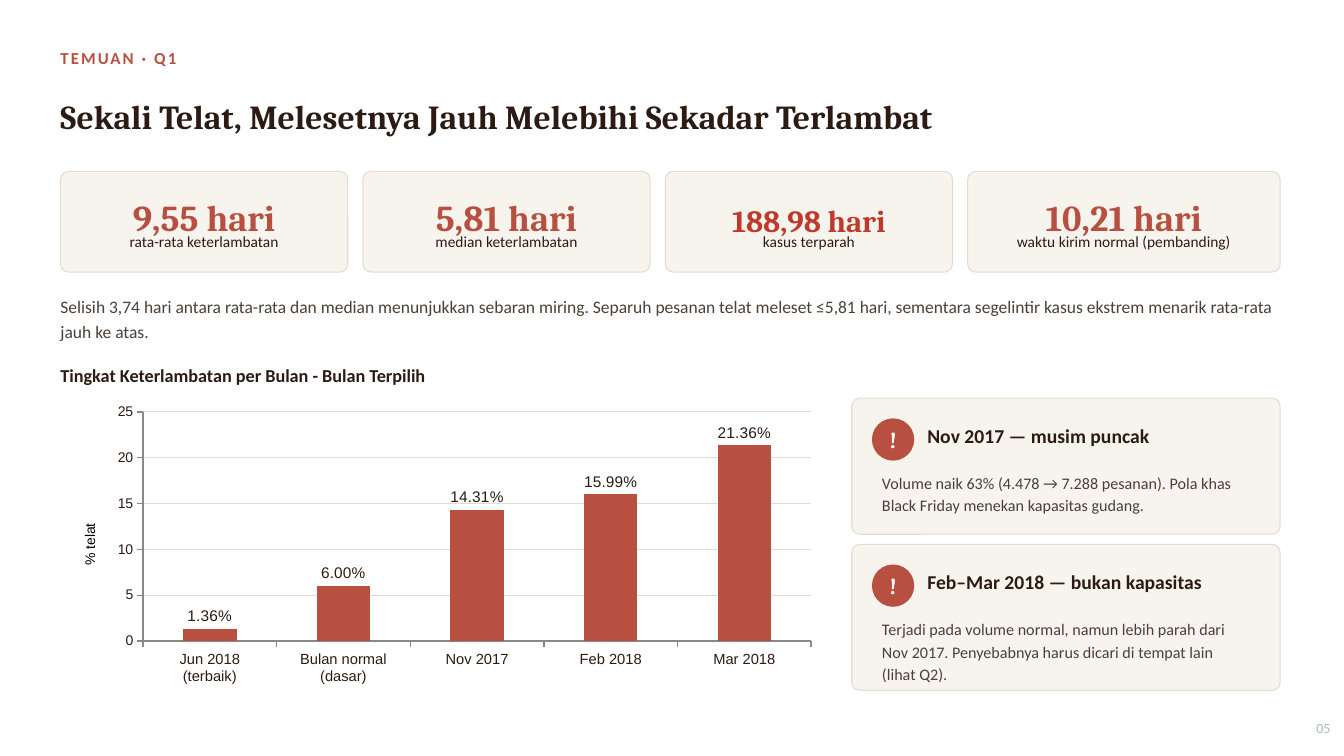
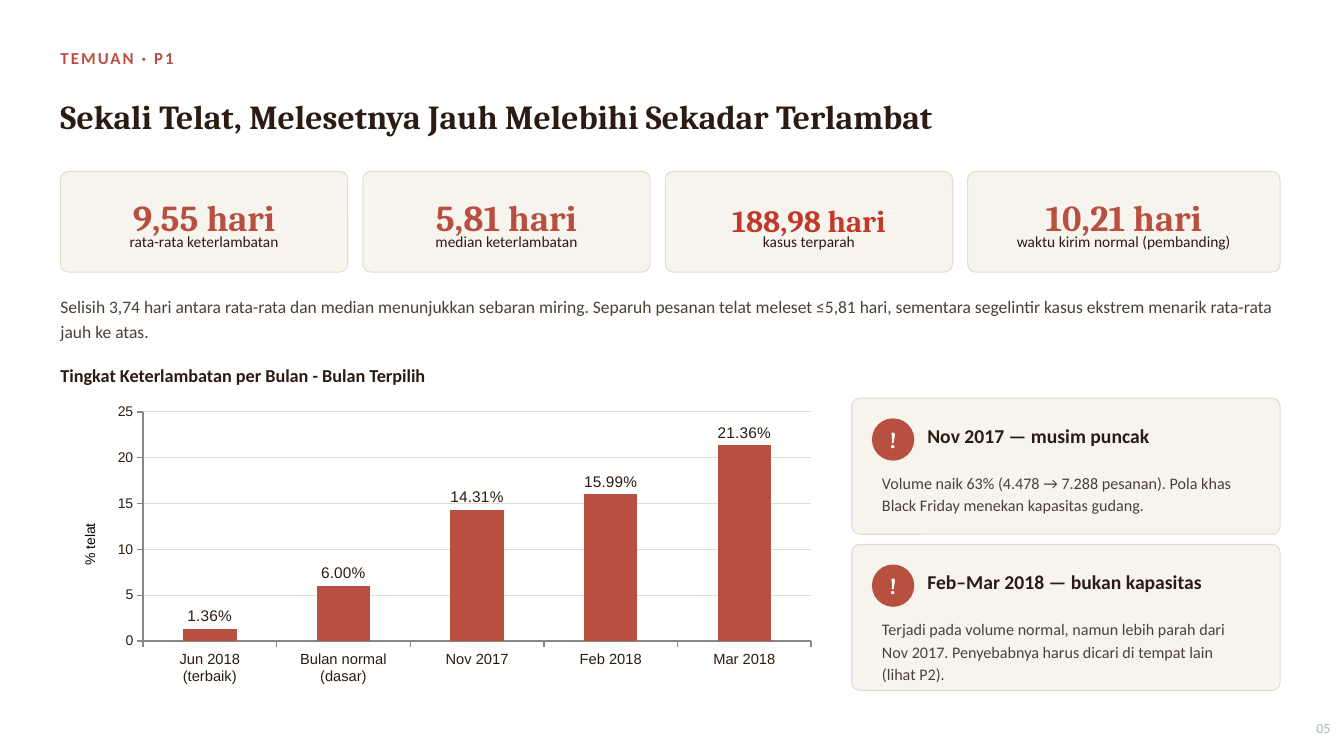
Before and after one commit to ArifHerfianZaenChartiko/Diagnosis-Keterlambatan-Pengiriman-Marketplace-Olist, a slide deck: slide 5 of 03_hasil/presentasi_diagnosis_keterlambatan.pptx. Drawn at 1344x756 pixels with LibreOffice and Linux fonts; fonts in the diff are those of the drawing. Boxes give left, top, right and bottom in pixels: in the first picture for what was removed or moved away, otherwise in the second. Text is boxed around its words. In the diff, an @@ line names an element or a change of style, - is before the commit and + after.

```diff
--- a/03_hasil/presentasi_diagnosis_keterlambatan.pptx
+++ b/03_hasil/presentasi_diagnosis_keterlambatan.pptx
@@ text at (60, 40, 867, 76): text changed @@
-TEMUAN · Q1
+TEMUAN · P1
@@ text at (882, 624, 1224, 682): text changed @@
-Terjadi pada volume normal, namun lebih parah dari Nov 2017. Penyebabnya harus dicari di tempat lain (lihat Q2).
+Terjadi pada volume normal, namun lebih parah dari Nov 2017. Penyebabnya harus dicari di tempat lain (lihat P2).
```
Also in this commit, not shown: 11 other slides changed, 16 other files.
